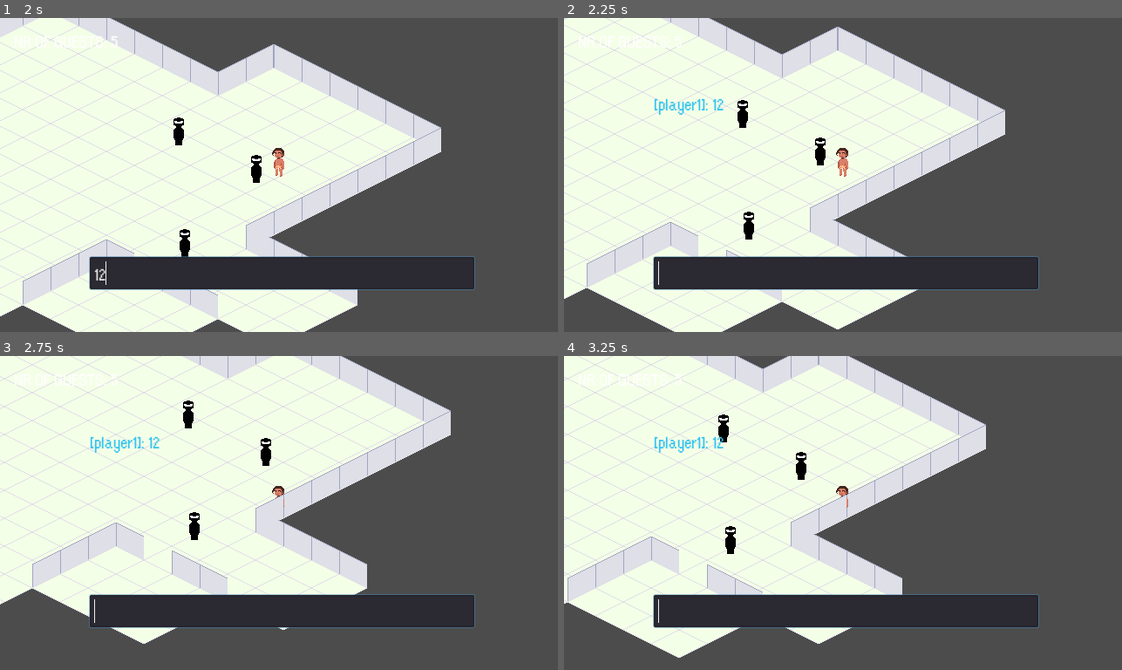
Above: before the commit, frames 1-4 (two rows, left to right).
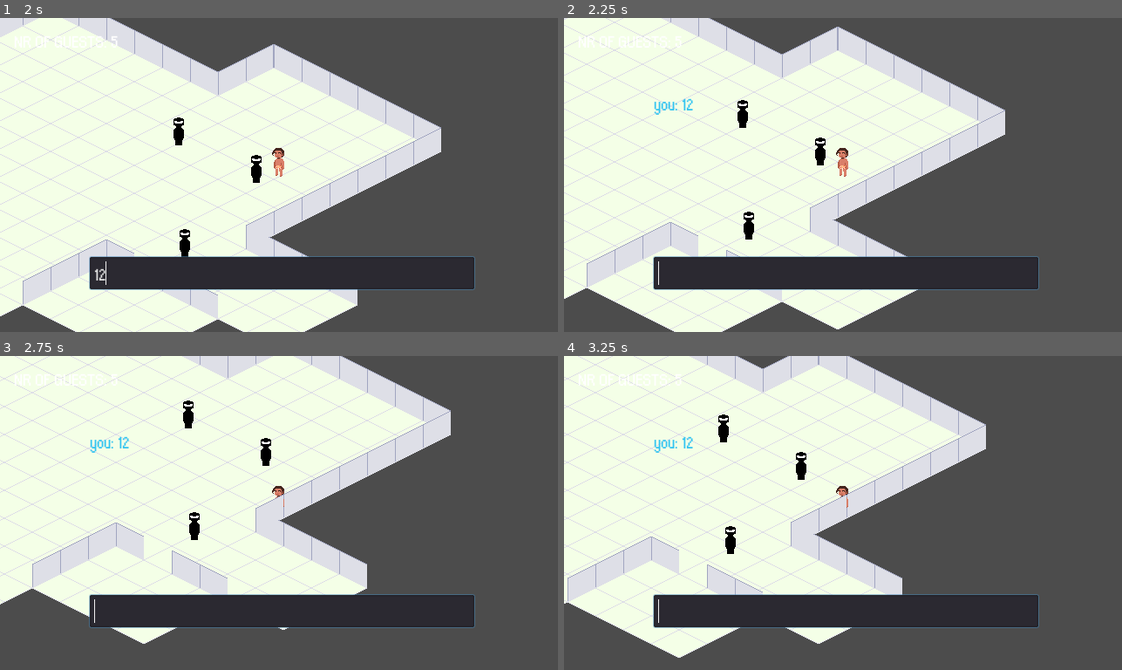
Above: after the commit, the same moments.

Repository: Boffl/language-game-prototype
Game: Godot game, scene res://Party.tscn
The game is run twice, just before and just after one commit, with the same random seed, the same clock (stepped at 60 frames per second) and the same inputs.
Inputs (mouse positions are in pixels of both pictures, inside the frame that each line leads up to):
- Up to frame 1 (2 s): tap Enter (ui_accept) at 0.5, 0.6, 0.77, 1.07 s; hold Right (ui_right) 0.53-1.25 s; click (284, 272) at 1.27 s; type "12" at 1.35 s
- Up to frame 2 (2.25 s): tap Enter (ui_accept) at 2, 2.1 s; hold Down (ui_down) from 2.03 s (still down)
- Up to frame 3 (2.75 s): keep holding Down (ui_down); tap Enter (ui_accept) at 2.27, 2.57 s
- Up to frame 4 (3.25 s): release Down (ui_down) at 2.78 s; hold Right (ui_right) from 2.78 s (still down); tap Enter (ui_accept) at 2.85 s

Frame 1 is identical in both runs. In frame 2, 0.3% of the frame differs, in the area x 16-29%, y 25-31%; in frame 3, 0.3%; in frame 4, 0.3%.
Error before the commit: Invalid call. Nonexistent function 'has' in base 'Nil'. (res://ChatBox/ChatBox.gd:116)
Error after the commit: Invalid call. Nonexistent function 'has' in base 'Nil'. (res://ChatBox/ChatBox.gd:109)

Commit message:
make consistent naming convention for PartyGuest (node) partyGuest (object in the script), remove redundant answer() function

Diff:
--- a/ChatBox/ChatBox.gd
+++ b/ChatBox/ChatBox.gd
@@ -7,10 +7,11 @@
 # onready var bot = get_node("../../../partyGuest")
 
 
-var bot
+var partyGuest
 var username
 var color
-var bot_answer
+var answer
+var prompt
 
 
 signal request_finished
@@ -22,12 +23,9 @@
 var gpt3_prompt
 var background_info = "You are at a party. All your friends are there. The party is in your apartment and you're the host. \n"
 
-var chat_log = []
-
- # we can change the names later, for now this makes the colors in the chat
-var players = {'player1':{'name': 'player1', 'color': '#34c5f1'},
-				'bot1':{'name': 'bot1', 'color': '#f1c234'},
-				'bot2': {'name': 'bot2', 'color': '#ffffff'},
+ # some general settings for the player and the bots
+var players = {'player':{'name': 'you', 'color': '#34c5f1'},
+				'bot':{'name': 'bot', 'color': '#f1c234'},
 				}
 
 
@@ -42,46 +40,43 @@
 		if event.pressed and event.scancode == KEY_ESCAPE:
 			inputField.release_focus()
 
-func add_message(player, text):
-	username = players[player]['name']
-	color = players[player]['color']
+func add_message(username, text, color):
 	chatLog.bbcode_text += '\n' # new line
-	# change the color, so each bot and the player1 get their own color
+	# change the color, so the bot and the player get their own color
 	# the bbcode field is some sort of rich text format where [color=xyz]text, bla bla[/color] changes the color
-	# alternatively we can just give a color to the player1 and all the bots have the same
-	# color. at least for now we plan on just having one on one conversations.. but lets see
-	chatLog.bbcode_text += '[color=' + color + ']' + '[' + username + ']: '
+	# as of now all bots have the same text color, in the future we could change this
+	chatLog.bbcode_text += '[color=' + color + ']'  + username + ': '
 	chatLog.bbcode_text +=  text
 	chatLog.bbcode_text += '[/color]'
-
-
-func answer(bot, text):
-	# Get the bot that the chatbox is attached to, it is the grandparent
-	bot = get_parent().get_parent().get_parent()
-	bot.do_somethin()
-
-	username = 'bot' + bot.bot_name
-	# text color, could later store this with the bot itself?
-	color = players['bot1']['color']
-
-	chatLog.bbcode_text += '\n' # new line
-	chatLog.bbcode_text += '[color=' + color + ']' + '[' + username + ']: ' + text
-
 
 
 func text_entered(text):
 
 	if text != '':
-		username = players['player1']['name']
-		add_message(username, text)
-		inputField.text = ''
+		username = players['player']['name']
+		color = players['player']['color']
+		add_message(username, text, color) # add message to the chatlog
+		inputField.text = ''  # clear input field
+
+		# get the party guest, and the corresponding prompt
+		partyGuest = get_parent().get_parent().get_parent()
+		username = partyGuest.guest_name
+		color = players['bot']['color']
+
+		# TODO: implement prompt design for party guests
+		# promt = partyGuest.prompt
+		prompt = background_info + "\n"
+		prompt += "you are talking to " + username
+		prompt += chatLog.text + "\n"
+		prompt += username + ": "
+		print(prompt)
 
 		# send prompt to api and wait for answer signal
-		request_answer(text)
+		request_answer(prompt)
 		yield(self, "request_finished")
 
-		# pass answer to bot
-		answer(bot, bot_answer)
+		# add answer to the chat
+		add_message(username, answer, color)
 
 
 func _ready():
@@ -91,19 +86,15 @@
 
 
 func request_answer(prompt):
-	chat_log.append("You: " + prompt)
-
-	gpt3_prompt = background_info + PoolStringArray(chat_log).join("\n") + "\n Friend:"
 
 	parameters = {
 		"model": "text-davinci-002",
-		"prompt": gpt3_prompt,
+		"prompt": prompt,
 		"temperature": 0.5,
 		"max_tokens": 40,
-		"top_p": 1.0,
 		"frequency_penalty": 0.5,
 		"presence_penalty": 0.0,
-		"stop": ["You:"]
+		"stop": ["you:"]
 		}
 
 	$HTTPRequest.request(url, ["Content-Type: application/json", api_key_request], true, HTTPClient.METHOD_POST, JSON.print(parameters))
@@ -112,15 +103,16 @@
 func _on_HTTPRequest_request_completed(result, response_code, headers, body):
 	# parse and extract answer
 	var json = parse_json(body.get_string_from_utf8())
-	print(body.get_string_from_utf8())
+	# print(body.get_string_from_utf8())
+
+	# catch errors in the response:
 	if json.has("error"):
 		# TODO: this should appear on the screen maybe. At least if it is a problem with the
 		# API key, such that we can inform the users if their API key has expired
 		print("There was an error with parsing the request:")
 		print(json["error"]["message"])
 	else:
-		bot_answer = json['choices'][0]['text'].strip_edges(true, true)
-		chat_log.append("Friend: " + bot_answer)
+		answer = json['choices'][0]['text'].strip_edges(true, true)
 
 	# signal that result has been yielded
 	emit_signal("request_finished")
--- a/PartyGuest/PartyGuest.gd
+++ b/PartyGuest/PartyGuest.gd
@@ -14,7 +14,7 @@
 var past_conversations = []
 
 
-var bot_name
+var guest_name # using just 'name' is not good, since it already an attribute in the namespace of the parent class
 var present # True
 var thirst # 0
 var hunger # 0
@@ -54,7 +54,7 @@
 	var names = str2var(file.get_as_text())
 	file.close()
 	var index = rng.randi_range(0, len(names) - 1)
-	bot_name = names[index]
+	guest_name = names[index]
 
 	present = true
 	thirst = 0
@@ -86,7 +86,7 @@
 
 
 func end_conversation():
-	past_conversations.append(get_node("PartyGuestArea/CanvasLayer/ChatBox").chat_log)
+	# past_conversations.append(get_node("PartyGuestArea/CanvasLayer/ChatBox").chat_log)
 
 	# calculate sentiment of conversation or something
 
--- a/Player/Player.gd
+++ b/Player/Player.gd
@@ -57,7 +57,7 @@
 			get_node("InteractionLabel").set_text("press ESC to stop talking")
 
 			conversation_partner.start_conversation()
-			print("Player is talking to " + conversation_partner.bot_name)
+			print("Player is talking to " + conversation_partner.guest_name)
 
 		# cancel chatBox
 		if Input.is_action_just_pressed("ui_cancel"):
